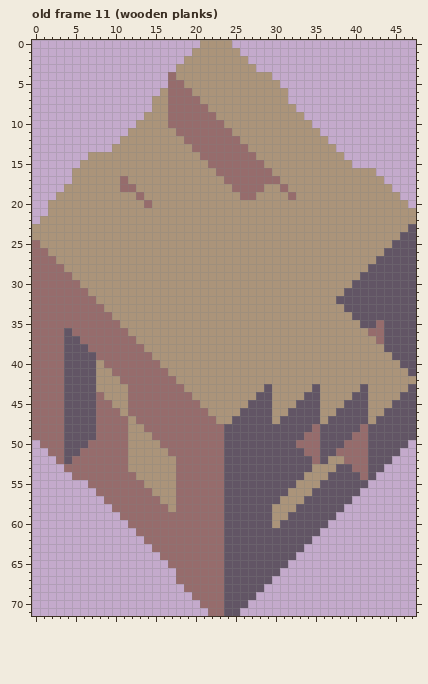
Two states of a pixel-art file, resources/asesprite/nodes.aseprite. That is the earlier state.
48x72 pixels, 13 frames. Shown: old frame 11 (wooden planks). The commit also changed other frames, which this record leaves out.
Once edited:
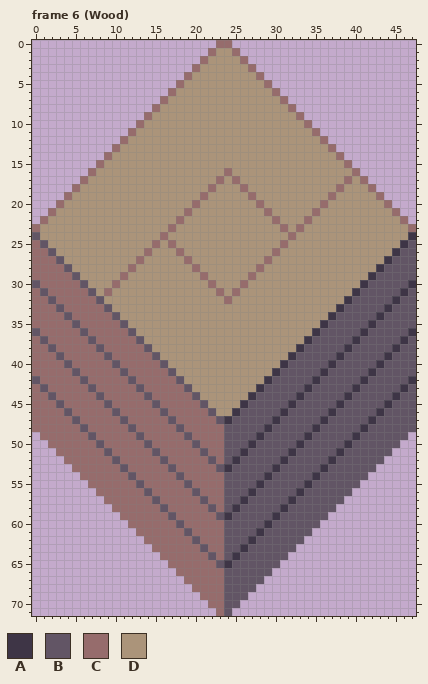
Palette (. is transparent): A #3e3546  B #625565  C #966c6c  D #ab947a
A new or re-ordered frame is compared with the old frame closest to it.
The exact change:
layer "half/half north south" now hidden
layer "half/half east west" now hidden
layer "corners/corner top" now hidden
layer "corners/corner right" now hidden
layer "corners/corner bottom" now hidden
layer "corners/corner left" now hidden
layer "slope symmetric/Slope Symmetric North" now hidden
layer "slope symmetric/Slope Symmetric East" now hidden
layer "slope symmetric/Slope Symmetric South" now hidden
layer "slope symmetric/Slope Symmetric West" now hidden
frames re-ordered
Changed rows in their new state; - is an unchanged pixel.
Frame 6 (Wood) against old frame 11 (wooden planks):
first column x 0:
 0 ---------------------..CC-----------------------
 1 --------------------..C--C----------------------
 2 -------------------..C----C---------------------
 3 ------------------..C------C--------------------
 4 -----------------..C--------C.------------------
 5 -----------------.-----------C.-----------------
 6 ----------------.-DD----------C.----------------
 7 ---------------.CDDDD----------C----------------
 8 ---------------C-DDDDD----------C---------------
 9 --------------C--DDDDDD----------C--------------
10 -------------C---DDDDDDD----------C-------------
11 ------------C-----DDDDDDD----------C------------
12 -----------C-------DDDDDDD----------C-----------
13 ----------C---------DDDDDDD----------C----------
14 -------..C-----------DDDDDDD----------C---------
15 ------..C-------------DDDDDDD----------C--------
16 -----..C---------------D-DDDDD----------C..-----
17 -----.C----D-----------CD-DDDDD--------C-C..----
18 ----.C-----DD---------C--D-DD--D------C---C..---
19 ---.C--------D-------C----D-----D----C-----C..--
20 --.C----------D-----C-------C-------C-------C..-
21 --C----------------C---------C-----C---------C..
22 -C----------------C-----------C---C-----------C.
23 C----------------C-------------C-C-------------C
24 B---------------C---------------C-------------DA
25 -B-------------C-C-------------C-------------DA-
26 --B-----------C---C-----------C-------------DA--
27 ---B---------C-----C---------C-------------DA---
28 ----B-------C-------C-------C-------------DA----
29 -----B-----C---------C-----C-------------DA-----
30 B-----B---C-----------C---C-------------DA-----A
31 -B-----B-C-------------C-C-------------DA-----A-
32 --B-----B---------------C-------------DA-----A--
33 ---B-----B----------------------------A-----A---
34 ----B-----B--------------------------ABB---A----
35 -----B-----B------------------------ABBBB-AB----
36 B---C-B-----B----------------------ABBBBBABB---A
37 -B--CC-B-----B--------------------ABBBBBABBB--A-
38 --B-CCC-B-----B------------------ABBBBBABBBB-A--
39 ---BCCCC-B-----B----------------ABBBBBABBBBBA---
40 -----CCCC-B-----B--------------ABBBBBABBBBBABB--
41 ----C-CCCC-B-----B------------ABBBBBABBBBBABBBB-
42 B---CC-CCCC-B-----B----------ABBBBBABBBBBABBBBBA
43 -B--CCC-CCCC-B-----B--------A-BBBBA-BBBBA-BBBBA-
44 --B-CCCCBCCC--B-----B------A--BBBA--BBBA--BBBA--
45 ---BCCCC-BCC---B-----B----A---BBA---BBA---BBA---
46 -----CCC--BC----B-----B--A----BA----BA----BA----
47 ----C-CC---BC----B-----BA-----A-----A-----A-----
48 ----CC-C----BC----B----------A-----A-----A------
49 .---CCC-----CBC----B--------A-----AB----AB-----.
50 -.--CCC-B---CCBC----B------A-----ABB---ABB----.-
51 --.-CC---B--CCCBC----B----A-----A-BB--ABBB---.--
52 ---.C-----B-CCCCBC----B--A-----A---B-ABBBB--.---
53 ----.------BCCCCCB-----BA-----A----BAB--BB-.----
54 -----.------BCCCCCB----------A----BAB----B.-----
55 -------------BCCCC-B--------A----BAB-----.------
56 --------------BCCC--B------A----BAB-----.-------
57 ---------------BCC---B----A----BAB-----.--------
58 ----------------BC----B--A----BAB-----.---------
59 -----------------B-----BA-----AB-----.----------
60 ------------------B----------AB-----.-----------
61 -------------------B--------A------.------------
62 --------------------B------A------.-------------
63 ---------------------B----A------.--------------
64 ----------------------B--A------.---------------
65 -----------------------BA------.----------------
66 ------------------------------.-----------------
67 ------------------.----------.------------------
68 -------------------.--------.-------------------
69 --------------------.------.--------------------
70 ---------------------.----.---------------------
71 ----------------------.--.----------------------
